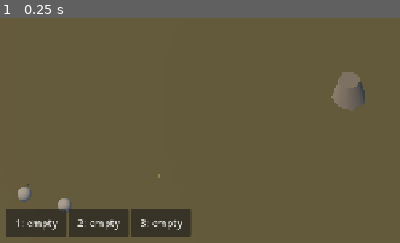
Above: before the commit, frame 1.
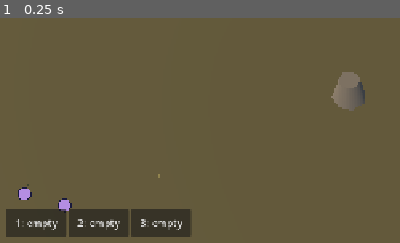
Above: after the commit, the same moment.

Repository: balaxguns/Digirogue-Coop
Game: Godot game, scene res://bugfixes-menu-down-update/scenes/run.tscn
Same seed, same stepped clock (60 frames per second), same inputs: the game is played once before the commit and once after it. This scene is started directly instead of the project's main scene.
Inputs:
- Up to frame 1 (0.25 s): no input
The pictures show only the part of the screen within x 0-50%, y 50-100%; the shares and areas given below are measured in that part.

The runs differ from the first frame. In frame 1, 0.4% of the frame differs, in the area x 4-18%, y 75-87%.

Commit message:
Use 2D billboard sprites for player and enemies inside shared 3D expedition world

Diff:
--- a/scripts/run.gd
+++ b/scripts/run.gd
@@ -44,9 +44,10 @@
 var terrain_root: Node3D
 var terrain_props: Node3D
 var terrain_actors: Node3D
-var actor_player: MeshInstance3D
-var actor_boss: MeshInstance3D
-var actor_mobs: MultiMeshInstance3D
+var actor_player: Sprite3D
+var actor_boss: Sprite3D
+var actor_mobs: Node3D
+var mob_sprites: Array[Sprite3D] = []
 var actor_shots: MultiMeshInstance3D
 var actor_chests: MultiMeshInstance3D
 var actor_drops: MultiMeshInstance3D
@@ -107,28 +108,38 @@
 	mat.roughness = 0.72
 	return mat
 
+func _actor_sprite_texture() -> Texture2D:
+	var img := Image.create(64, 64, false, Image.FORMAT_RGBA8)
+	img.fill(Color.TRANSPARENT)
+	for y in 64:
+		for x in 64:
+			var d := Vector2(x - 31.5, y - 31.5).length()
+			if d <= 29.0:
+				img.set_pixel(x, y, Color.WHITE if d < 25.0 else Color("#263244"))
+	return ImageTexture.create_from_image(img)
+
+func _new_actor_sprite(tint: Color) -> Sprite3D:
+	var sprite := Sprite3D.new()
+	sprite.texture = _actor_sprite_texture()
+	sprite.billboard = BaseMaterial3D.BILLBOARD_ENABLED
+	sprite.shaded = false
+	sprite.no_depth_test = false
+	sprite.modulate = tint
+	sprite.texture_filter = BaseMaterial3D.TEXTURE_FILTER_NEAREST
+	terrain_actors.add_child(sprite)
+	return sprite
+
 func _build_3d_actors() -> void:
+	# Flat 2D sprites live INSIDE the 3D scene and share its camera and coordinates.
+	actor_player = _new_actor_sprite(Color("#66dfff"))
+	actor_boss = _new_actor_sprite(Color("#ff685f"))
+	actor_mobs = Node3D.new()
+	terrain_actors.add_child(actor_mobs)
 	var body_mesh := SphereMesh.new()
 	body_mesh.radius = 1.0
 	body_mesh.height = 2.0
 	body_mesh.radial_segments = 12
 	body_mesh.rings = 6
-	actor_player = MeshInstance3D.new()
-	actor_player.mesh = body_mesh
-	actor_player.material_override = _actor_material(Color("#66dfff"))
-	terrain_actors.add_child(actor_player)
-	actor_boss = MeshInstance3D.new()
-	actor_boss.mesh = body_mesh
-	actor_boss.material_override = _actor_material(Color("#ff685f"))
-	terrain_actors.add_child(actor_boss)
-	actor_mobs = MultiMeshInstance3D.new()
-	var mob_mesh := MultiMesh.new()
-	mob_mesh.transform_format = MultiMesh.TRANSFORM_3D
-	mob_mesh.mesh = body_mesh
-	mob_mesh.use_colors = true
-	mob_mesh.instance_count = 0
-	actor_mobs.multimesh = mob_mesh
-	terrain_actors.add_child(actor_mobs)
 	actor_shots = MultiMeshInstance3D.new()
 	var shot_mesh := MultiMesh.new()
 	shot_mesh.transform_format = MultiMesh.TRANSFORM_3D
@@ -164,22 +175,27 @@
 	if not active:
 		return
 	var player_radius: float = (P.r + P.stage * 3.0) * TERRAIN_SCALE
-	actor_player.scale = Vector3.ONE * player_radius
+	actor_player.pixel_size = player_radius * 2.0 / 64.0
 	actor_player.position = _world3(P.pos, player_radius)
 	actor_player.visible = not P.downed
 	actor_boss.visible = boss != null
 	if boss != null:
 		var boss_radius: float = float(boss.r) * TERRAIN_SCALE
-		actor_boss.scale = Vector3.ONE * boss_radius
+		actor_boss.pixel_size = boss_radius * 2.0 / 64.0
 		actor_boss.position = _world3(boss.pos, boss_radius)
-	var mm: MultiMesh = actor_mobs.multimesh
-	mm.instance_count = mobs.size()
-	for i in mobs.size():
+	while mob_sprites.size() < mobs.size():
+		var sprite := _new_actor_sprite(Color("#b48de3"))
+		mob_sprites.append(sprite)
+	for i in mob_sprites.size():
+		var sprite: Sprite3D = mob_sprites[i]
+		sprite.visible = i < mobs.size()
+		if i >= mobs.size():
+			continue
 		var enemy: Dictionary = mobs[i]
 		var radius: float = float(enemy.r) * TERRAIN_SCALE
-		var pos: Vector3 = _world3(enemy.pos, radius)
-		mm.set_instance_transform(i, Transform3D(Basis().scaled(Vector3.ONE * radius), pos))
-		mm.set_instance_color(i, Color("#e6a968") if enemy.get("el", false) else Color("#b48de3"))
+		sprite.pixel_size = radius * 2.0 / 64.0
+		sprite.position = _world3(enemy.pos, radius + maxf(0.0, float(enemy.up)) * TERRAIN_SCALE)
+		sprite.modulate = Color("#e6a968") if enemy.get("mini", false) else Color("#b48de3")
 	var sm: MultiMesh = actor_shots.multimesh
 	sm.instance_count = shots.size()
 	for i in shots.size():
